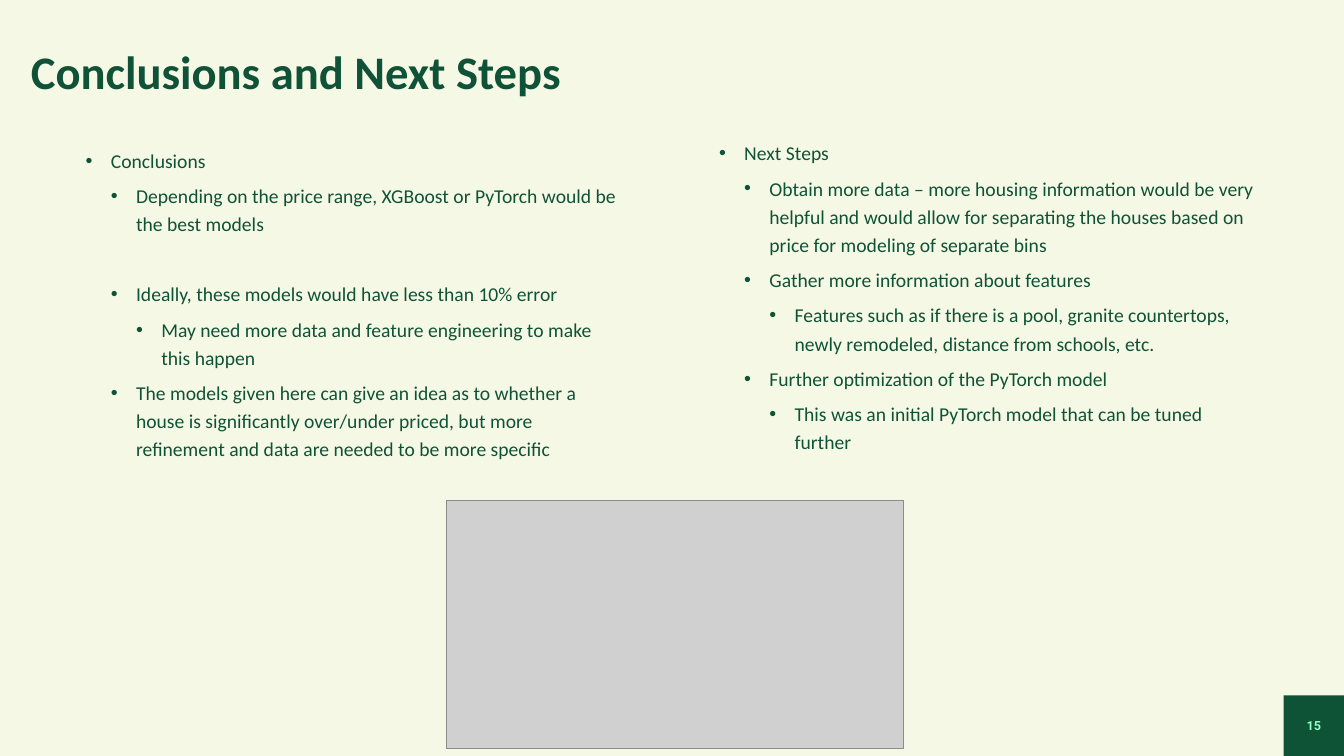
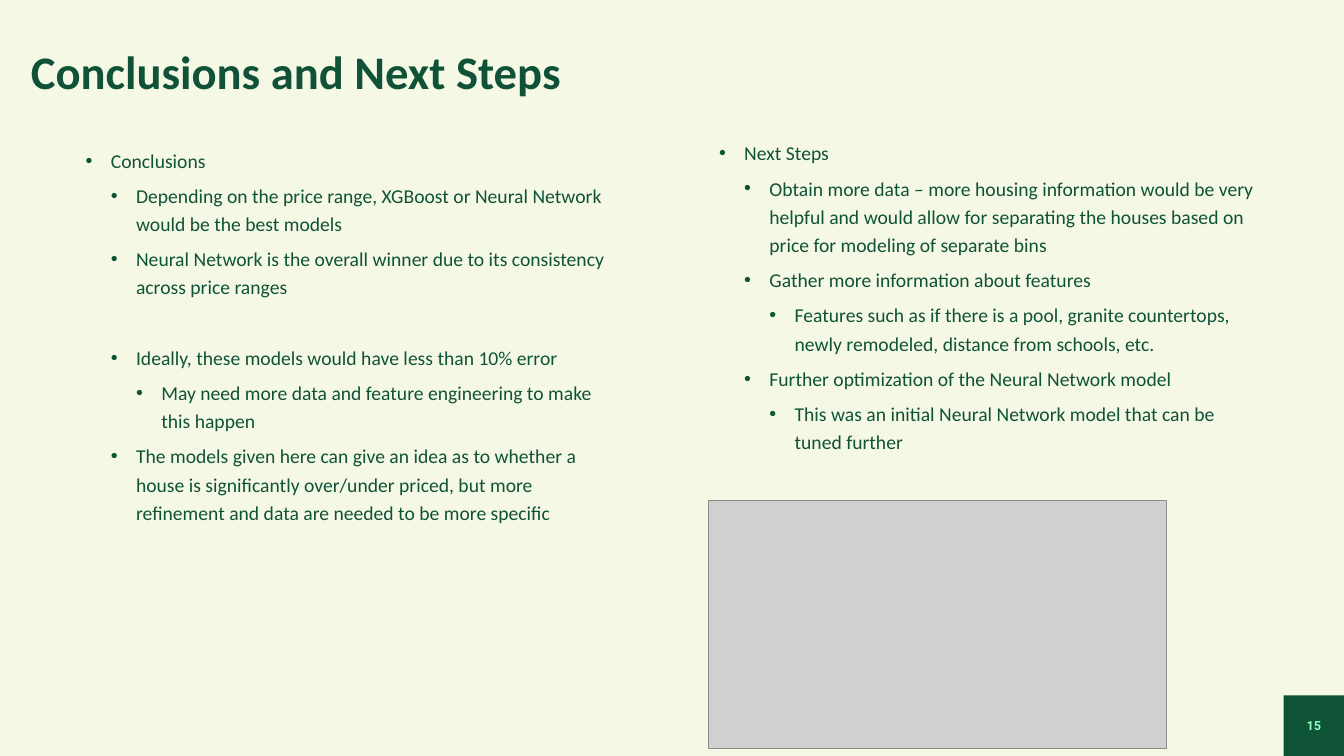
Before and after one commit to benpeters252/Projects, a slide deck: slide 15 of Springboard/Capstone MN Housing Cost/MN Housing.pptx. Drawn at 1344x756 pixels with LibreOffice and Linux fonts; fonts in the diff are those of the drawing; grey boxes stand for pictures. Boxes give left, top, right and bottom in pixels: in the first picture for what was removed or moved away, otherwise in the second. Text is boxed around its words. In the diff, an @@ line names an element or a change of style, - is before the commit and + after.

```diff
--- a/Springboard/Capstone MN Housing Cost/MN Housing.pptx
+++ b/Springboard/Capstone MN Housing Cost/MN Housing.pptx
@@ text at [136,189,604,298]: text changed @@
-  • Depending on the price range, XGBoost or PyTorch would be the best models
+  • Depending on the price range, XGBoost or Neural Network would be the best models
+  • Neural Network is the overall winner due to its consistency across price ranges
@@ text at [769,372,1214,449]: text changed @@
-  • Further optimization of the PyTorch model
-    • This was an initial PyTorch model that can be tuned further
+  • Further optimization of the Neural Network model
+    • This was an initial Neural Network model that can be tuned further
@@ picture: place and size @@
-picture at [447,500,904,749]
+picture at [709,500,1167,749]
```
Also in this commit, not shown: 7 other slides changed, 2 other files.
